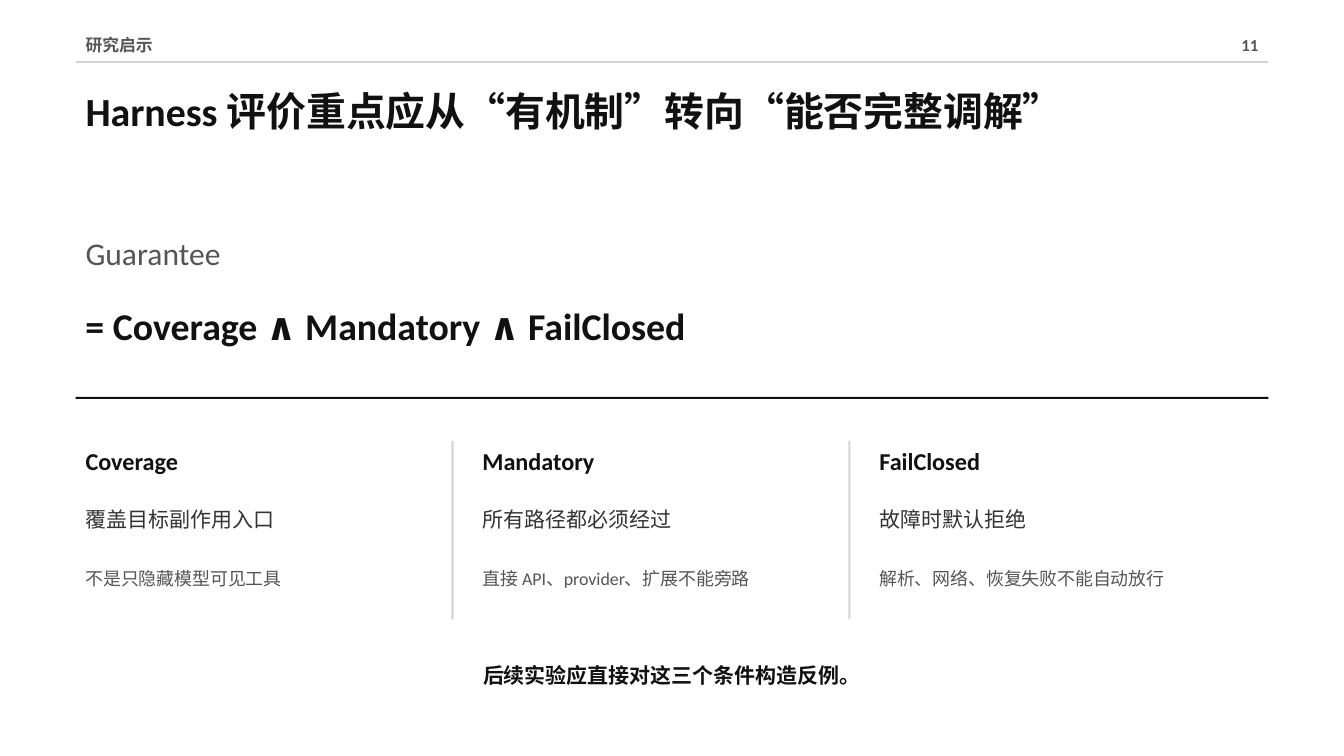
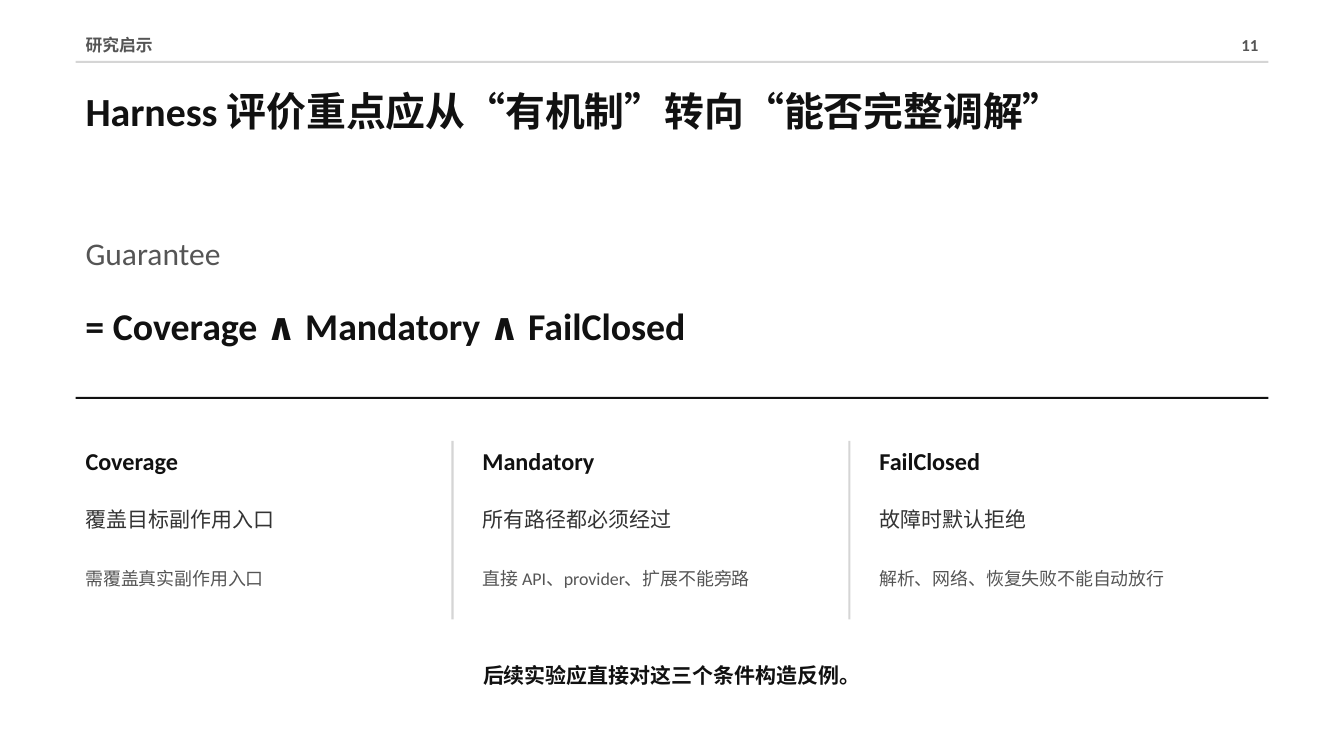
Before and after one commit to Jamesfirstone/Agent---Harness, a slide deck: slide 11 of reports/22_五仓库指令遵从性研究组会汇报_白底黑字版.pptx. Drawn at 1344x756 pixels with LibreOffice and Linux fonts; fonts in the diff are those of the drawing. Boxes give left, top, right and bottom in pixels: in the first picture for what was removed or moved away, otherwise in the second. Text is boxed around its words. In the diff, an @@ line names an element or a change of style, - is before the commit and + after.

```diff
--- a/reports/22_五仓库指令遵从性研究组会汇报_白底黑字版.pptx
+++ b/reports/22_五仓库指令遵从性研究组会汇报_白底黑字版.pptx
@@ text at (86,570,264,587): text changed @@
-不是只隐藏模型可见工具
+需覆盖真实副作用入口
```
Also in this commit, not shown: 3 other slides changed, 1 other file.
